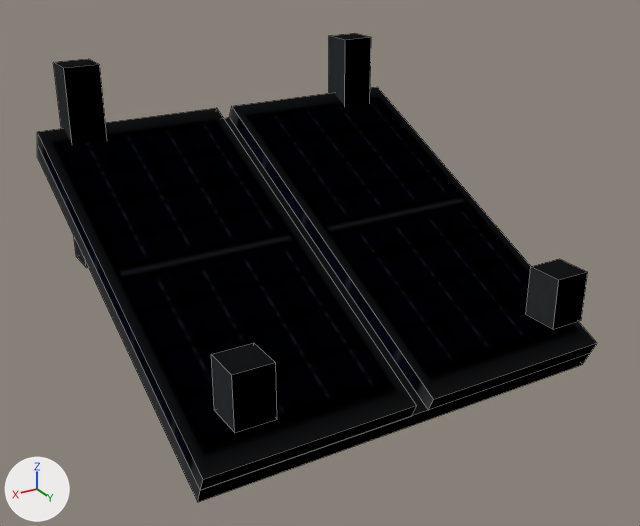
Renders of the OBJ model src/main/resources/assets/electricity/models/pv_tilt/pv_tilt.obj from each side of a commit.
Rendered twice from a 50 mm camera at (0.918, 1.578, 0.839) aimed at (0.002, 0.052, 0.076). The axes (+X, +Y, +Z) are drawn at lower left. The lights are the same throughout. The older version comes first. Mesh edges are drawn as thin lines. Where no turn or scale is listed for an object, it has been applied to the vertices.

In view in the first picture: 'frame', 'legs', 'modules'.
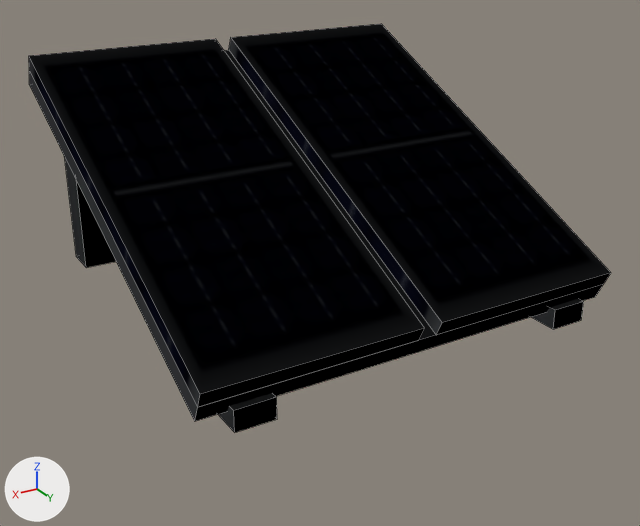
Location of each change, (x1, y1, x2, y2) in pixels of the pictures (640 x 526 px; the box of a moved part takes in the faces that stretch with it):
'modules', moved
    before: (37, 87, 597, 490)
    after: (29, 24, 611, 407)
'frame', moved
    before: (37, 117, 589, 502)
    after: (29, 50, 604, 421)
'legs', reshaped
    before: (53, 33, 588, 433)
    after: (64, 157, 584, 433)
part 2 of me_legs, moved or reshaped
    before: (526, 259, 588, 329)
    after: (531, 299, 584, 329)
part 3 of me_legs, moved or reshaped (not visible afterwards)
    before: (329, 33, 371, 106)
part 4 of me_legs, moved or reshaped
    before: (211, 343, 277, 433)
    after: (218, 393, 277, 433)
part 5 of me_legs, moved or reshaped
    before: (53, 59, 107, 268)
    after: (64, 157, 116, 268)

What the commit changed:
me_frame is used by ob_frame; location (0.0, 0.0, 0.0).
me_frame had 8 vertices, 6 faces and spanned x -0.46..0.46, y -0.445..0.424, z -0.139..0.294.
me_frame now has 8 vertices, 6 faces and spans x -0.46..0.46, y -0.434..0.434, z 0.03..0.464.
me_frame part 1: the whole mesh is moved by (0.0, 0.011, 0.169).
me_legs is used by ob_legs; location (0.0, 0.0, 0.0).
Before the commit, vertices of me_legs: 4 (-0.4, 0.44, 0.11) at pixel (587, 272), 5 (-0.32, 0.44, 0.11) at pixel (558, 280), 6 (-0.32, 0.36, 0.11) at pixel (530, 266), 7 (-0.4, 0.36, 0.11) at pixel (559, 258).
Before the commit, vertices of me_legs: 12 (-0.4, -0.36, 0.47) at pixel (371, 37), 13 (-0.32, -0.36, 0.47) at pixel (345, 40), 14 (-0.32, -0.44, 0.47) at pixel (328, 35), 15 (-0.4, -0.44, 0.47) at pixel (354, 33).
Before the commit, vertices of me_legs: 20 (0.32, 0.44, 0.11) at pixel (275, 362), 21 (0.4, 0.44, 0.11) at pixel (231, 375), 22 (0.4, 0.36, 0.11) at pixel (211, 354), 23 (0.32, 0.36, 0.11) at pixel (253, 342).
Before the commit, vertices of me_legs: 28 (0.32, -0.36, 0.47) at pixel (99, 64), 29 (0.4, -0.36, 0.47) at pixel (63, 68), 30 (0.4, -0.44, 0.47) at pixel (53, 62), 31 (0.32, -0.44, 0.47) at pixel (88, 58).
me_legs had 32 vertices, 24 faces and spanned x -0.4..0.4, y -0.44..0.44, z 0.0..0.47.
me_legs now has 32 vertices, 24 faces and spans x -0.4..0.4, y -0.44..0.44, z 0.0..0.416.
Part 2, on me_legs:
Vertices 4 to 7 of me_legs move by (0.0, 0.0, -0.067).
Part 3, on me_legs:
Vertices 12 to 15 of me_legs move by (0.0, 0.0, -0.054).
Part 4, on me_legs:
Vertices 20 to 23 of me_legs move by (0.0, 0.0, -0.067).
Part 5, on me_legs:
Vertices 28 to 31 of me_legs move by (0.0, 0.0, -0.054).
me_modules is used by ob_modules; location (0.0, 0.0, 0.0).
me_modules had 16 vertices, 12 faces and spanned x -0.46..0.46, y -0.428..0.439, z -0.103..0.326.
me_modules now has 16 vertices, 12 faces and spans x -0.46..0.46, y -0.418..0.449, z 0.066..0.495.
me_modules part 6: the whole mesh is moved by (0.0, 0.011, 0.169).
